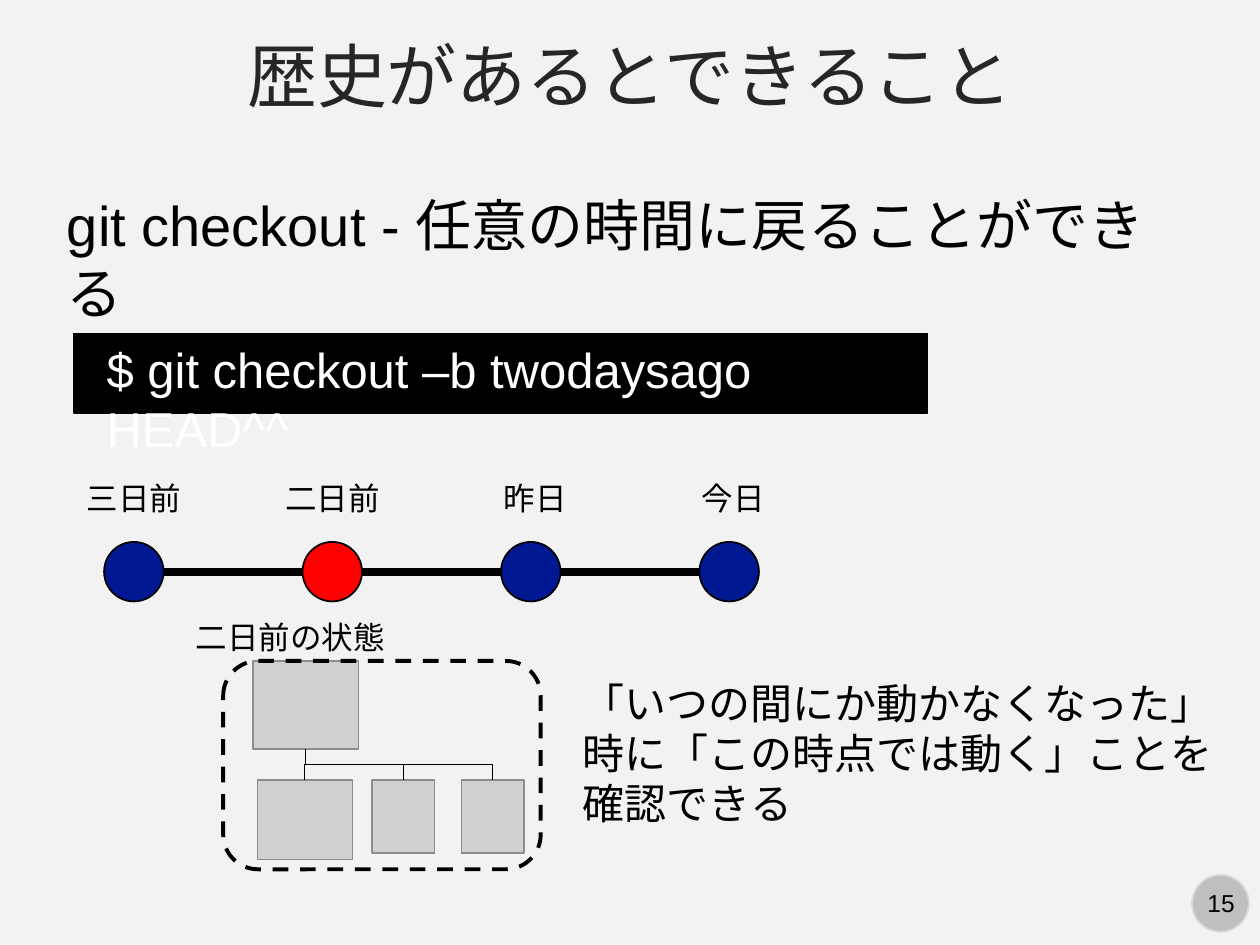
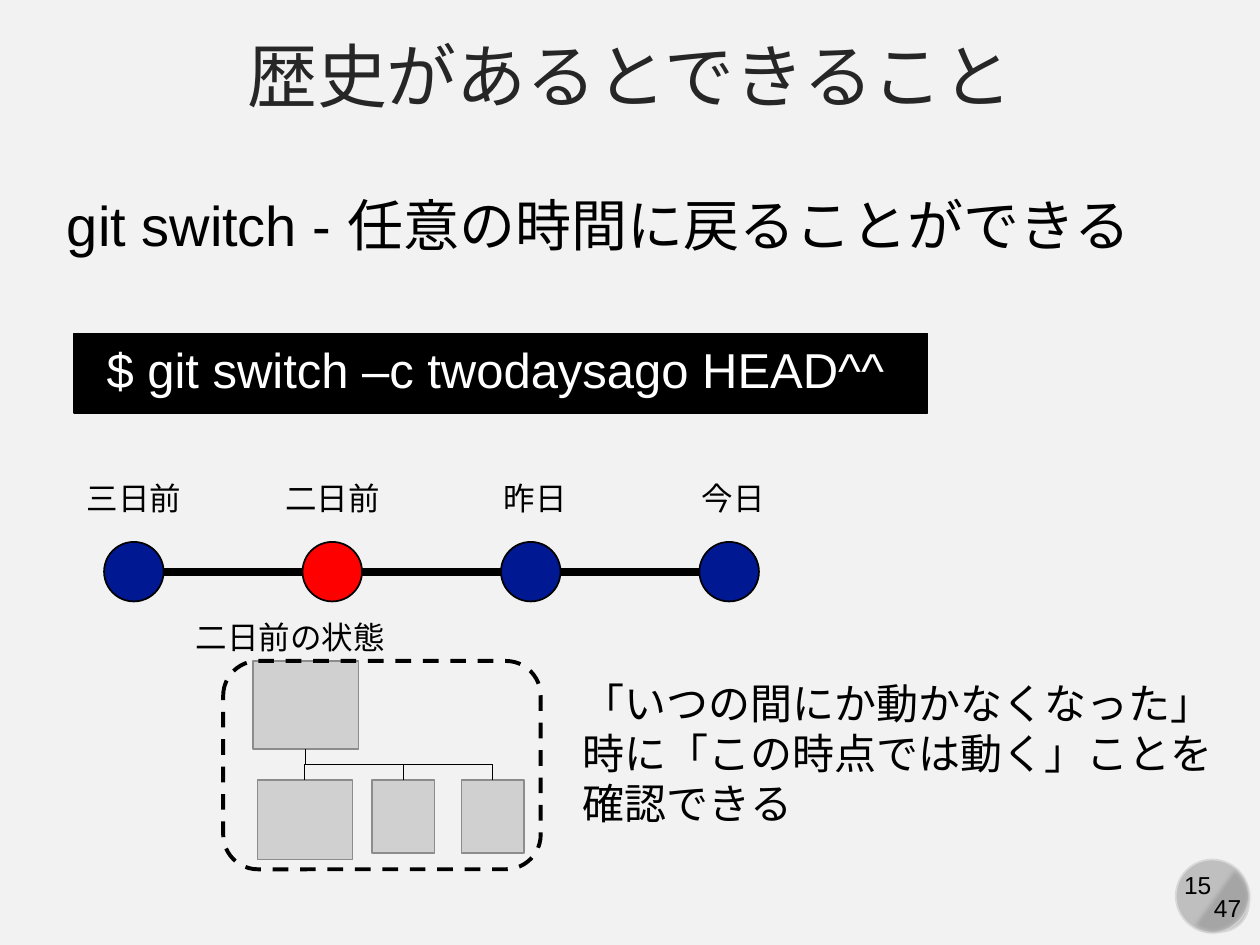
Before and after one commit to kaityo256/lab_startup, a slide deck: slide 15 of git/fig/start_git.pptx. Drawn at 1260x945 pixels with LibreOffice and Linux fonts; fonts in the diff are those of the drawing; grey boxes stand for pictures. Boxes give left, top, right and bottom in pixels: in the first picture for what was removed or moved away, otherwise in the second. Text is boxed around its words. In the diff, an @@ line names an element or a change of style, - is before the commit and + after.

```diff
--- a/git/fig/start_git.pptx
+++ b/git/fig/start_git.pptx
@@ text at bbox=[67, 198, 1130, 257]: text changed @@
-git checkout - 任意の時間に戻ることができる
+git switch - 任意の時間に戻ることができる
@@ text at bbox=[147, 352, 884, 398]: text changed @@
-$ git checkout –b twodaysago HEAD^^
+$ git switch –c twodaysago HEAD^^
@@ chord (boxed as its full ellipse) added at bbox=[1166, 848, 1260, 944], fill #A6A6A6 @@
@@ ellipse added at bbox=[1176, 859, 1249, 932], fill #BFBFBF, outline #D9D9D9 1 pt @@
@@ page number added at bbox=[1207, 893, 1234, 917], 14 pt, text #000000 @@
+15
@@ text added at bbox=[1214, 900, 1241, 923], 14 pt, text #000000 @@
+47
```
Also in this commit, not shown: 46 other slides changed, 1 other file.
